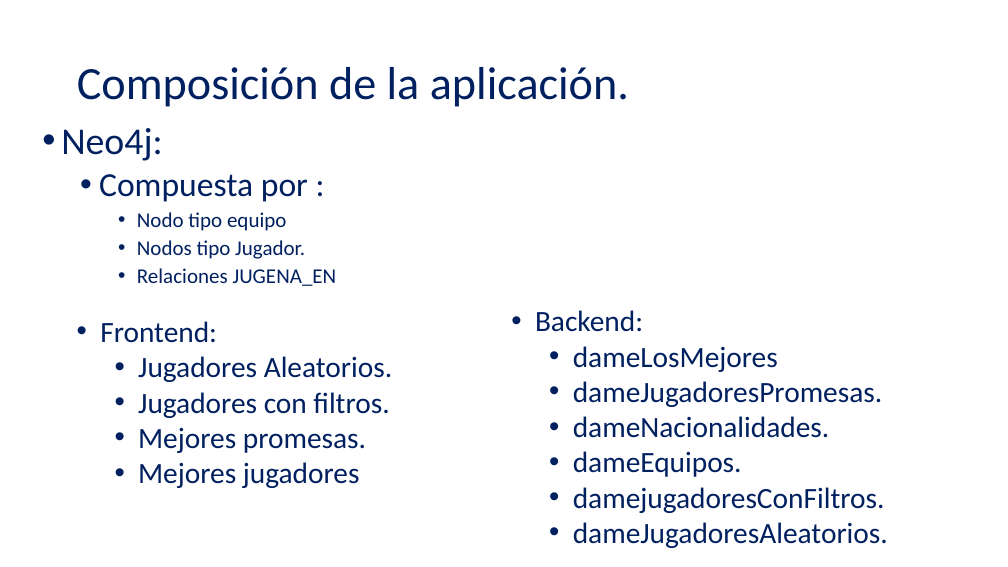
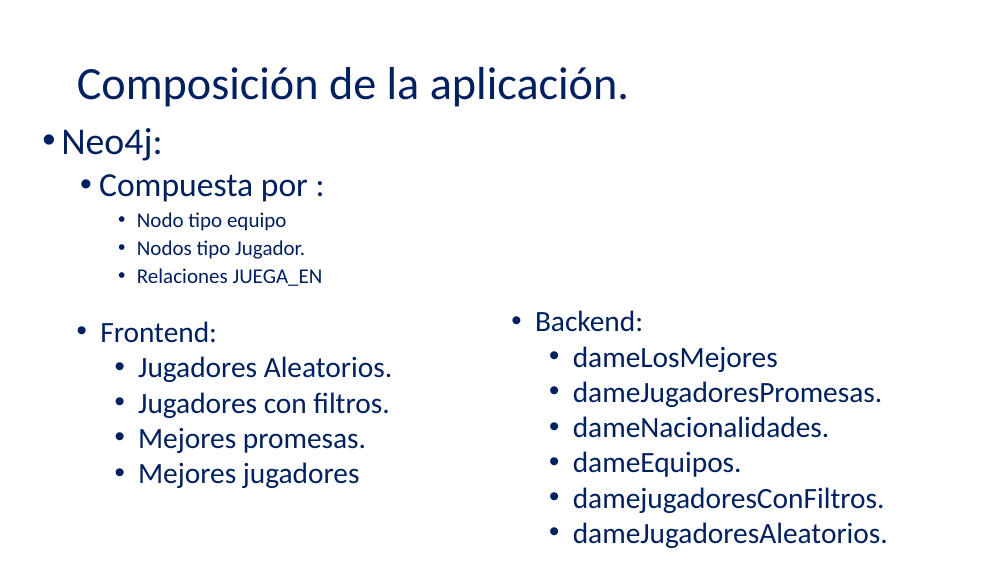
Before and after one commit to adelrf01/Bussiness-Intelligence, a slide deck: slide 5 of Presentacion FutbolFichajes.pptx. Drawn at 1008x567 pixels with LibreOffice and Linux fonts; fonts in the diff are those of the drawing; background and template pictures are left out. Boxes give left, top, right and bottom in pixels: in the first picture for what was removed or moved away, otherwise in the second. Text is boxed around its words. In the diff, an @@ line names an element or a change of style, - is before the commit and + after.

```diff
--- a/Presentacion FutbolFichajes.pptx
+++ b/Presentacion FutbolFichajes.pptx
@@ text at [137, 268, 323, 286]: text changed @@
-    • Relaciones JUGENA_EN
+    • Relaciones JUEGA_EN
```
Also in this commit, not shown: 6 other files.
